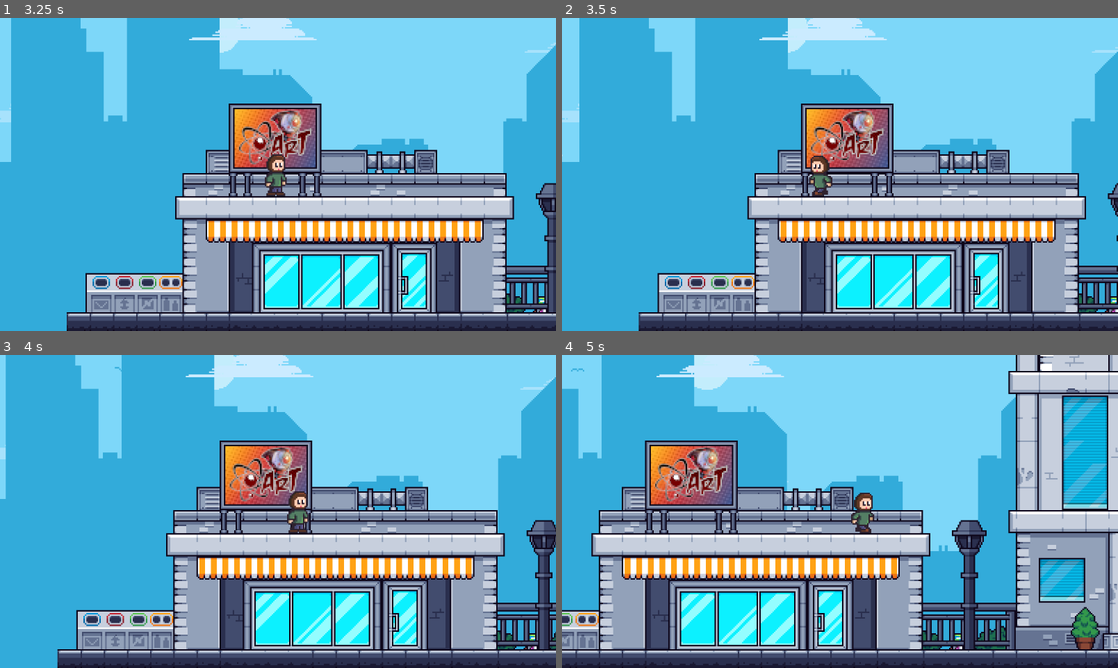
Above: before the commit, frames 1-4 (two rows, left to right).
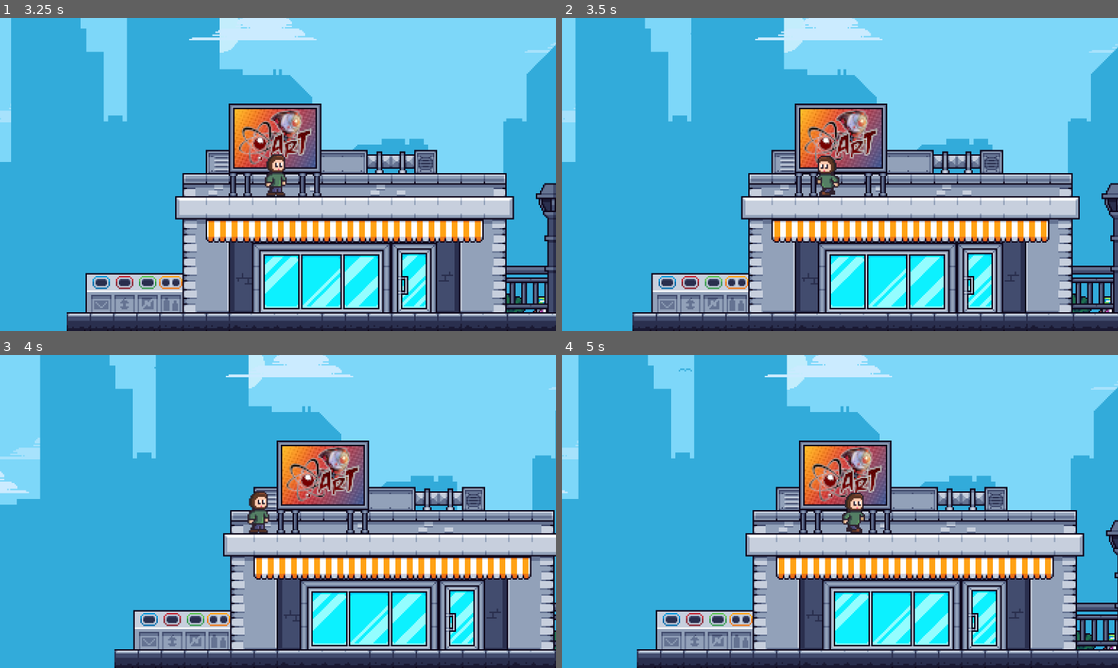
Above: after the commit, the same moments.

Repository: SeveralHerr/AtomicRobot
Game: Godot game, scene res://startscreen.tscn
Two runs of this game, one before a commit and one after it. Both use one fixed random seed, a clock stepped at 60 frames per second and the inputs below.
Inputs (mouse positions are in pixels of both pictures, inside the frame that each line leads up to):
- Up to frame 1 (3.25 s): tap Enter (ui_accept) at 0.5, 0.77, 1.25, 1.52 s; move the mouse to (400, 158) at 0.52 s; hold F (Attack) 0.53-1.28 s; hold Right (ui_right) 0.53-2 s; click (400, 158) at 0.67 s; move the mouse to (166, 190) at 1.27 s; tap F (Attack) at 1.35 s; click (244, 187) at 2 s; move the mouse to (333, 105) at 2.77 s; hold Left (ui_left) from 2.78 s (still down); hold F (Attack) from 2.78 s (still down)
- Up to frame 2 (3.5 s): keep holding Left (ui_left); keep holding F (Attack)
- Up to frame 3 (4 s): move the mouse to (250, 574) at 3.52 s; release Left (ui_left) at 3.53 s; release F (Attack) at 3.53 s; hold Right (ui_right) from 3.53 s (still down); tap F (Attack) at 3.6 s; click (250, 574) at 3.67 s; tap Enter (ui_accept) at 3.77 s
- Up to frame 4 (5 s): keep holding Right (ui_right); move the mouse to (1006, 558) at 4.27 s; hold F (Attack) from 4.28 s (still down); tap Enter (ui_accept) at 4.52 s

Frame 1 is identical in both runs. In frame 2, 20% of the frame differs, in the area x 0-100%, y 0-100%; in frame 3, 42%; in frame 4, 68%.

Commit message:
Fixed animation

Diff:
--- a/Player.gd
+++ b/Player.gd
@@ -20,11 +20,16 @@
 	state_machine.add_state("JumpState", JumpState.new())
 	state_machine.add_state("AttackState", AttackState.new())
 	state_machine.add_state("WalkState", WalkState.new())
+	state_machine.add_state("DeadState", DeadState.new())
 
 	state_machine.change_state("IdleState")
 
-func _physics_process(delta: float) -> void:
+func _process(delta: float) -> void:
 	if not is_on_floor():
 		velocity.y += gravity * delta
+
 	state_machine.update(delta)
 	move_and_slide()
+
+func receive_hit() -> void:
+	state_machine.change_state("DeadState")
--- a/player.tscn
+++ b/player.tscn
@@ -17,6 +17,10 @@
 [sub_resource type="AtlasTexture" id="AtlasTexture_c4swc"]
 atlas = ExtResource("1_rc65t")
 region = Rect2(336, 48, 32, 32)
+
+[sub_resource type="AtlasTexture" id="AtlasTexture_hfd04"]
+atlas = ExtResource("1_rc65t")
+region = Rect2(288, 96, 32, 16)
 
 [sub_resource type="AtlasTexture" id="AtlasTexture_6nddv"]
 atlas = ExtResource("1_rc65t")
@@ -60,6 +64,14 @@
 "loop": false,
 "name": &"Attack",
 "speed": 6.0
+}, {
+"frames": [{
+"duration": 1.0,
+"texture": SubResource("AtlasTexture_hfd04")
+}],
+"loop": true,
+"name": &"Dead",
+"speed": 5.0
 }, {
 "frames": [{
 "duration": 1.0,
@@ -129,7 +141,7 @@
 
 [node name="DefaultSprite" type="AnimatedSprite2D" parent="."]
 sprite_frames = SubResource("SpriteFrames_vt1uo")
-animation = &"Jump"
+animation = &"Walk"
 autoplay = "idle"
 
 [node name="CodySprite" type="AnimatedSprite2D" parent="."]
--- a/scripts/car.gd
+++ b/scripts/car.gd
@@ -17,4 +17,4 @@
 
 func _hit(body: Node2D) -> void:
 	if body is Player:
-		print("hit")
+		body.receive_hit()
--- /dev/null
+++ b/scripts/states/dead_state.gd
@@ -0,0 +1,7 @@
+extends State
+class_name DeadState
+
+func enter_state(player: Player) -> void:
+	player.default_sprite.play("Dead")
+	player.default_sprite.offset.y += 8
+	player.velocity.x = 0
--- a/scripts/states/walk_state.gd
+++ b/scripts/states/walk_state.gd
@@ -1,5 +1,7 @@
 extends State
 class_name WalkState
+
+const ACCELERATION = 500.0  # Adjust as needed for smoother acceleration
 
 func enter_state(player: Player) -> void:
 	player.velocity.x = 0
@@ -8,7 +10,7 @@
 func update(player: Player, delta: float) -> void:
 	var direction := Input.get_axis("ui_left", "ui_right")
 	if direction:
-		player.velocity.x = direction * player.SPEED
+		player.velocity.x = move_toward(player.velocity.x, direction * player.SPEED, ACCELERATION * delta)
 		if direction <= -1:
 			player.default_sprite.flip_h = true
 		elif direction >= 1:
Not shown: 1 places in player.tscn that only renumber resources
